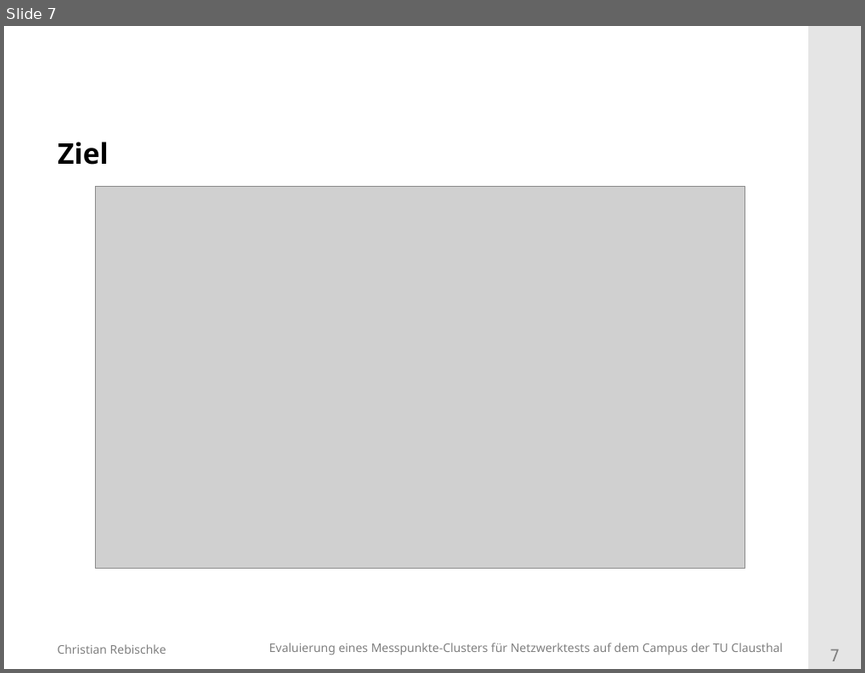
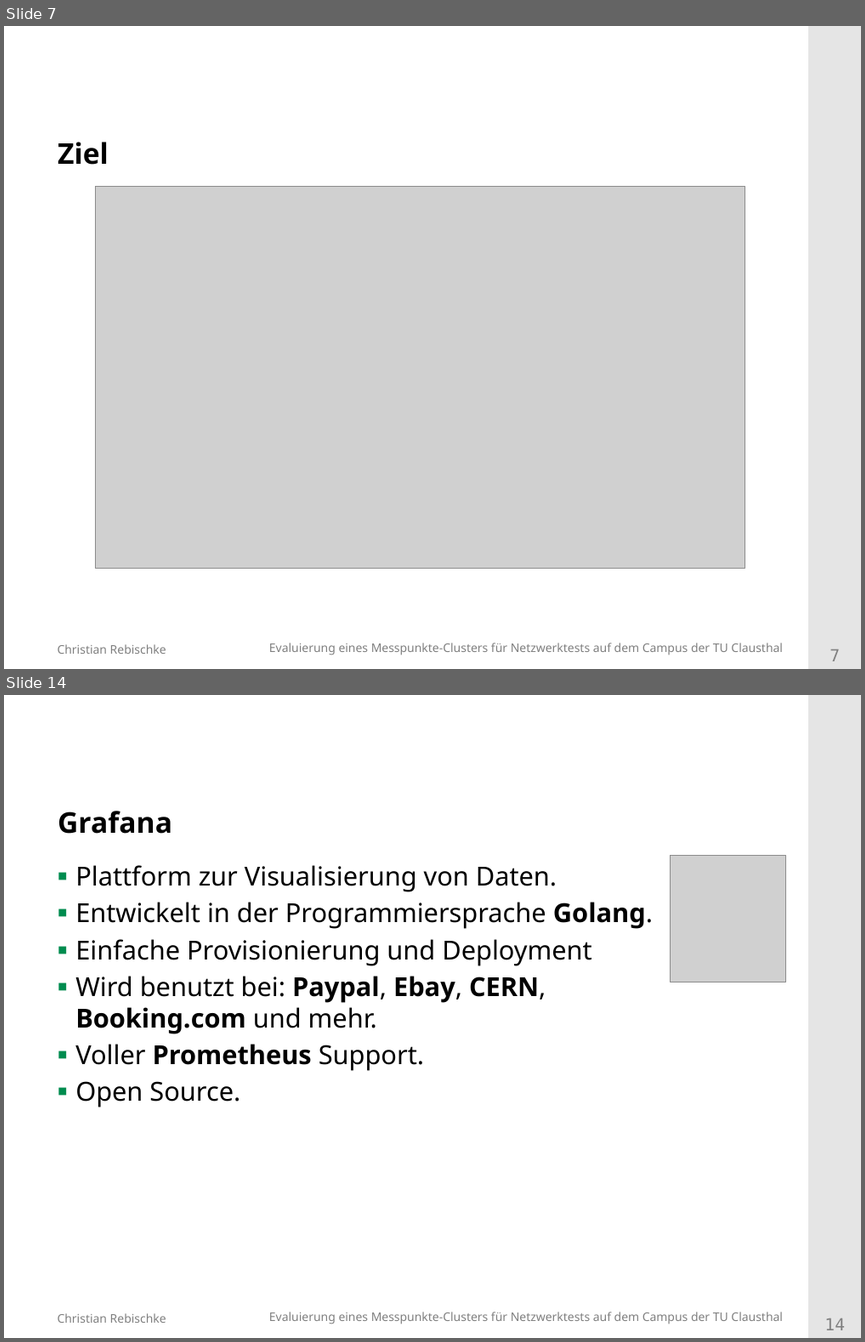
Before and after one commit to shibumi/bachelor-kolloquium, a slide deck: vortrag.odp. Shown one above the other, each under a label of ours: slide 7 before the commit, slides 7 and 14 after it; the slides between them are not shown. The pictures are 865x673 and 865x1342 pixels, drawn with LibreOffice and Linux fonts; fonts in the diff are those of the drawing; grey boxes stand for pictures; background and template pictures are left out. Boxes give left, top, right and bottom in pixels: in the first picture for what was removed or moved away, otherwise in the second. Text is boxed around its words. In the diff, an @@ line names an element or a change of style, - is before the commit and + after.

```diff
--- a/vortrag.odp
+++ b/vortrag.odp
@@ slide 14 added at <box>4,695,861,1338</box>, background #FFFFFF; not listed: 4 template elements that a slide beside it also shows @@
@@ title added at <box>58,811,172,834</box>, 24 pt, text #000000, bold @@
+Grafana
@@ text added at <box>75,865,653,1107</box>, 22 pt, text #000000 @@
+▪ Plattform zur Visualisierung von Daten.
+▪ Entwickelt in der Programmiersprache Golang.
+▪ Einfache Provisionierung und Deployment
+▪ Wird benutzt bei: Paypal, Ebay, CERN, Booking.com und mehr.
+▪ Voller Prometheus Support.
+▪ Open Source.
@@ picture added at <box>670,855,786,982</box> @@
```
Also in this commit, not shown: 4 slides changed, 7 other slides added, 5 other files.
